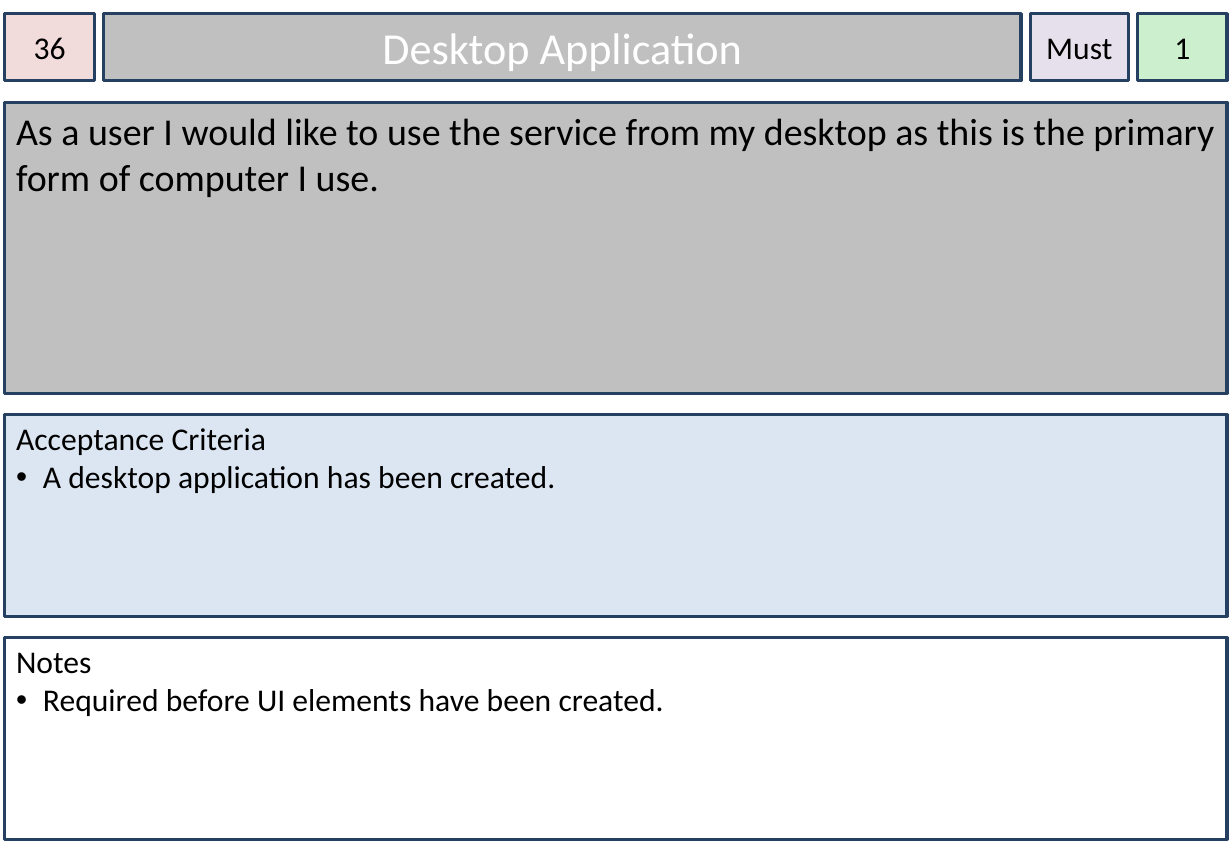
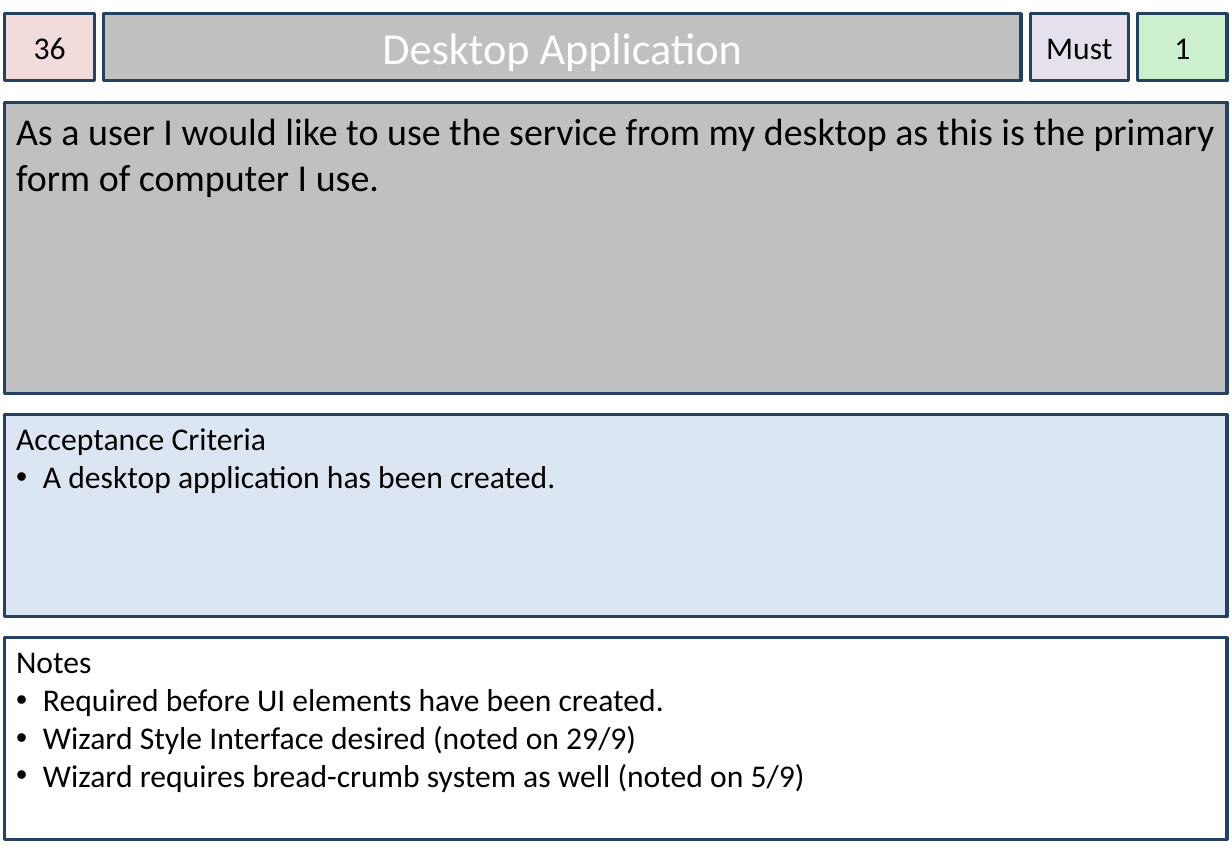
Before and after one commit to dkartaschew/anonymous-solarenergy, a slide deck: slide 36 of Documentation/User Stories.pptx. Drawn at 1232x853 pixels with LibreOffice and Linux fonts; fonts in the diff are those of the drawing. Boxes give left, top, right and bottom in pixels: in the first picture for what was removed or moved away, otherwise in the second. Text is boxed around its words. In the diff, an @@ line names an element or a change of style, - is before the commit and + after.

```diff
--- a/Documentation/User Stories.pptx
+++ b/Documentation/User Stories.pptx
@@ text in rectangle at <box>43,726,805,792</box>: paragraphs added @@
+• Wizard Style Interface desired (noted on 29/9)
+• Wizard requires bread-crumb system as well (noted on 5/9)
```
Also in this commit, not shown: 12 other files.
